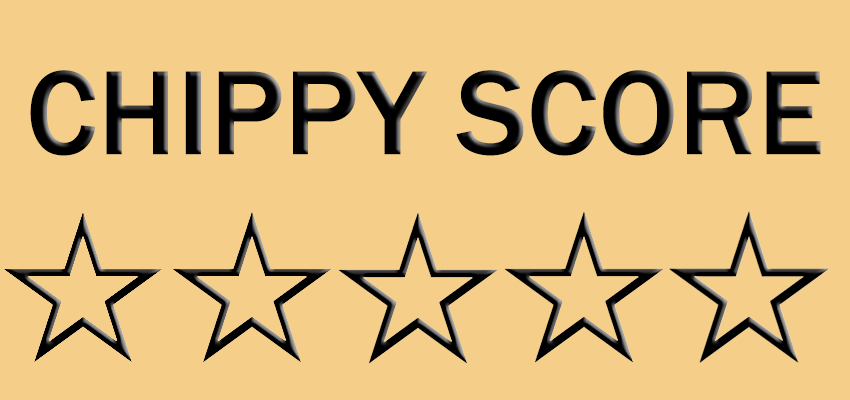
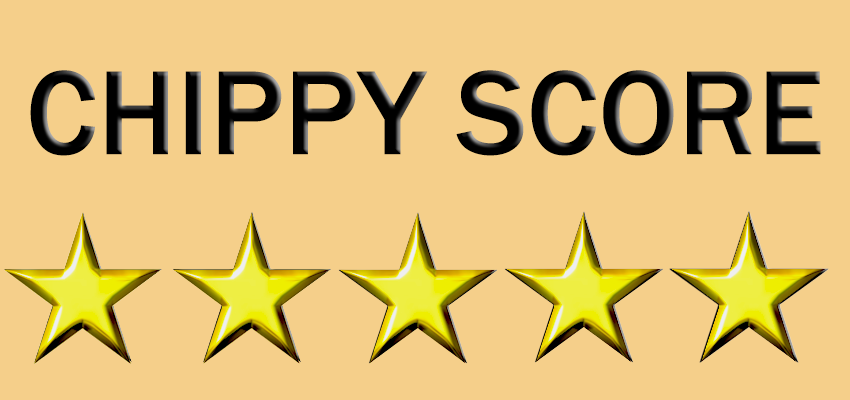
Layered file, before and after one edit (850x400). Changes by layer:
added layer "Layer 15" above "Layer 14" over left=672, top=213, right=825, bottom=362
added layer "Layer 14" above "Layer 13" over left=506, top=213, right=661, bottom=362
added layer "Layer 13" above "Layer 12" over left=340, top=213, right=495, bottom=364
added layer "Layer 12" above "Layer 11" over left=174, top=213, right=329, bottom=364
added layer "Layer 11" above "CHIPPY SCORE" over left=4, top=213, right=161, bottom=364
